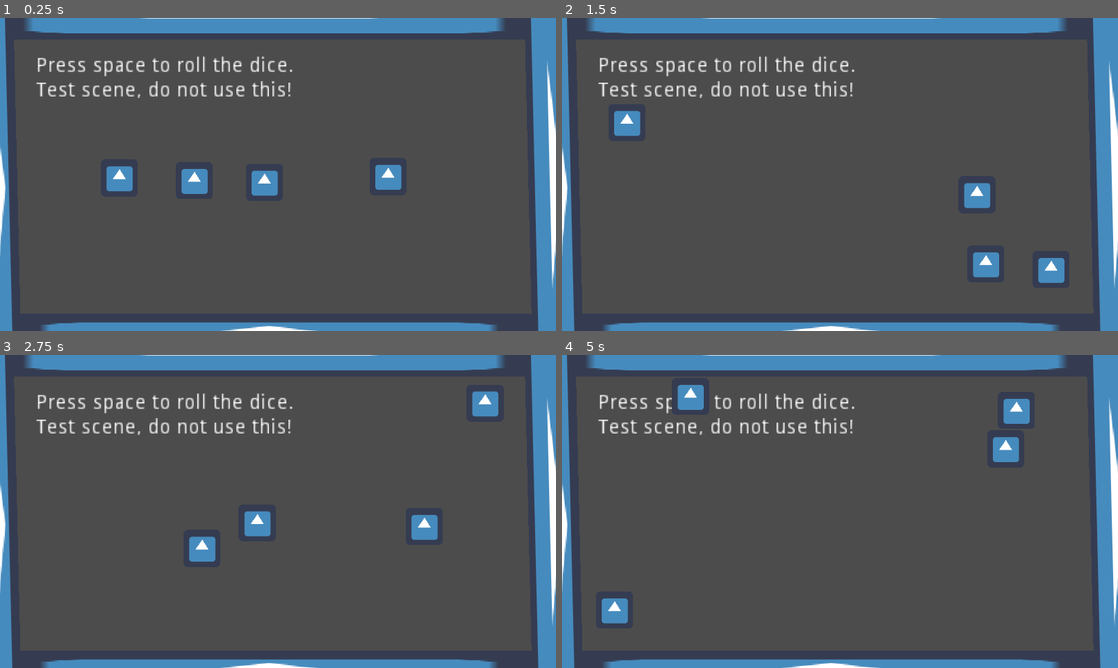
Above: before the commit, frames 1-4 (two rows, left to right).
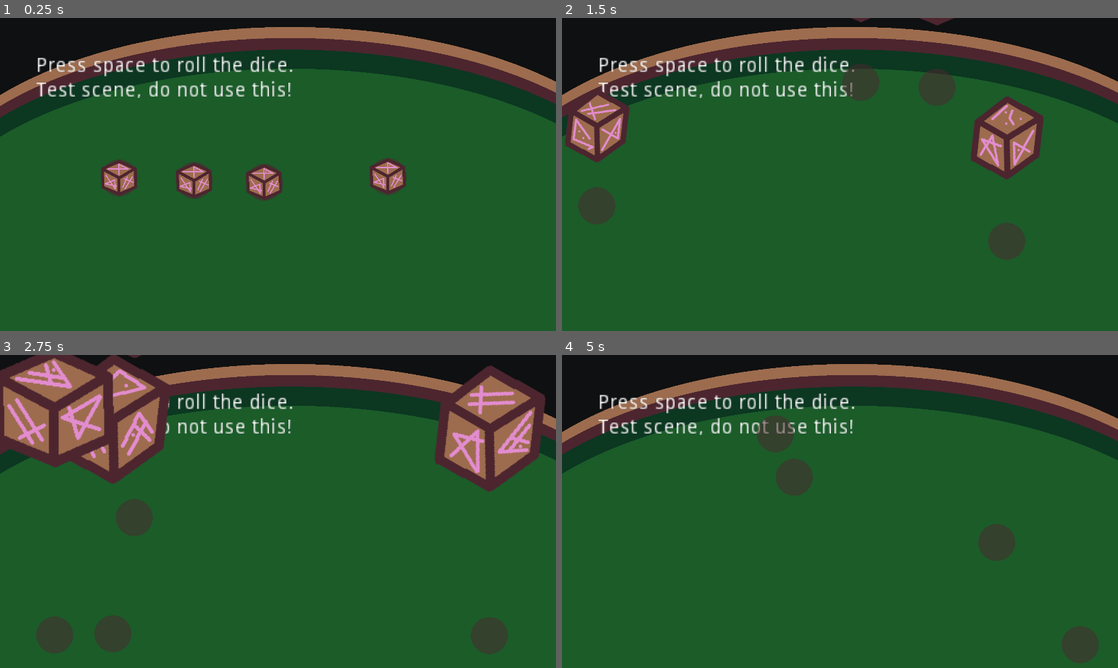
Above: after the commit, the same moments.

Repository: krobbi/gmtk-2022
Game: Godot game, scene res://scenes/test_table/test_table.tscn
Two runs of this game, one before a commit and one after it. Both use one fixed random seed, a clock stepped at 60 frames per second and the inputs below. The engine's default icon, where the game draws it, is replaced by a stand-in: a white triangle on a blue panel in a dark square.
Inputs:
- Up to frame 1 (0.25 s): no input
- Up to frame 2 (1.5 s): tap Space at 0.5, 1.25 s; hold Enter (ui_accept) 0.53-1.28 s; tap Enter (ui_accept) at 1.35 s
- Up to frame 3 (2.75 s): tap Enter (ui_accept) at 1.52, 1.82 s; tap Space at 2 s; hold Enter (ui_accept) from 2.03 s (still down)
- Up to frame 4 (5 s): tap Space at 2.75, 3.5, 4.25 s; release Enter (ui_accept) at 2.78 s; tap Enter (ui_accept) at 2.85, 3.02, 3.32, 4.35, 4.52, 4.82 s; hold Enter (ui_accept) 3.53-4.28 s

The runs differ from the first frame. In frame 1, 99% of the frame differs, in the area x 0-100%, y 0-100%; in frame 2, 99%; in frame 3, 100%; in frame 4, 99%.

Commit message:
Dice height
Add virtual height to dice.
Add test textures.

Diff:
--- a/entities/die/die.gd
+++ b/entities/die/die.gd
@@ -1,49 +1,100 @@
 class_name Die
 extends KinematicBody2D
 
-enum State {IDLE, ROLLING}
+const PERSPECTIVE_SCALE: float = 0.003
+const BOUNCE_FRICTION: float = 0.8
+const AIR_FRICTION: float = 300.0
+const ENERGY_TRANSFER: float = 0.3
 
-export(float) var speed_min: float = 2500.0
-export(float) var speed_max: float = 3000.0
-export(float) var friction: float = 2000.0
-export(float) var bounce_min: float = 0.99
-export(float) var bounce_max: float = 1.1
-export(float) var bounce_decay: float = 0.01
-export(float) var energy_transfer: float = 0.5
+export(float) var gravity: float = 20.0
+export(float) var bounciness: float = 0.7
 
-var state: int = State.IDLE
+var height: float = 0.0
+var v_velocity: float = 0.0
 var velocity: Vector2 = Vector2.ZERO
-var bounce_power: float = bounce_min
 
-# Process the die's state machine:
-func _physics_process(delta: float) -> void:
-	match state:
-		State.ROLLING:
-			process_rolling(delta)
+onready var sprite: Sprite = $Sprite
+
+func _input(event: InputEvent) -> void:
+	if event.is_action_pressed("ui_accept"):
+		v_velocity = rand_range(10.0, 12.0)
+		var angle: float = rand_range(0.0, TAU)
+		velocity = Vector2(cos(angle), sin(angle)) * rand_range(2500.0, 3000.0)
+		update_frame()
+		update_height()
 
 
-# Roll the die:
-func roll() -> void:
-	randomize()
-	var angle: float = rand_range(0.0, TAU)
-	velocity = Vector2(cos(angle), sin(angle)) * rand_range(speed_min, speed_max)
-	bounce_power = bounce_max
-	state = State.ROLLING
+func _physics_process(delta: float) -> void:
+	var is_grounded: bool = get_bounce(delta)
+	update_height()
+
+	if is_grounded and not is_stopped():
+		velocity *= BOUNCE_FRICTION
+		update_frame()
+
+	apply_velocity(delta)
 
 
-# Process the rolling state:
-func process_rolling(delta: float) -> void:
+# Gets whether the die is stopped:
+func is_stopped() -> bool:
+	return v_velocity == 0.0 and height == 0.0 and velocity == Vector2.ZERO
+
+
+# Bounces the die on the floor and returns whether it is grounded:
+func get_bounce(delta: float) -> bool:
+	if height == 0.0 and v_velocity == 0.0:
+		return true
+
+	v_velocity -= gravity * delta
+	height += v_velocity
+
+	if height <= 0.0:
+		height = 0.0
+		v_velocity *= -bounciness
+
+		if abs(v_velocity) < 1.0:
+			v_velocity = 0.0
+
+		return true
+
+	return false
+
+
+func apply_velocity(delta: float) -> void:
+	if velocity == Vector2.ZERO:
+		return
+
 	var collision: KinematicCollision2D = move_and_collide(velocity * delta)
 
 	if not collision:
-		velocity = velocity.move_toward(Vector2.ZERO, friction * delta)
+		velocity = velocity.move_toward(Vector2.ZERO, AIR_FRICTION * delta)
+
+		if velocity.length_squared() < 1.0:
+			velocity = Vector2.ZERO
+
 		return
 
 	var collider: Object = collision.collider
 
 	if collider is Node and collider.is_in_group("dice"):
-		collider.velocity += velocity * energy_transfer
+		var exchange: Vector2 = velocity * ENERGY_TRANSFER
+		collider.velocity += exchange
+		velocity -= exchange
+		collider.update_frame()
 
-	velocity = velocity.bounce(collision.normal) * bounce_power
-	bounce_power = max(bounce_min, bounce_power - bounce_decay)
+	velocity = velocity.bounce(collision.normal)
 	velocity = move_and_slide(velocity)
+	update_frame()
+
+
+# Update the die's visual height:
+func update_height() -> void:
+	var scale: float = 1.0 + height * PERSPECTIVE_SCALE
+	sprite.position.y = -height
+	sprite.scale = Vector2(scale, scale)
+
+
+# Set the die to a random frame and rotation:
+func update_frame() -> void:
+	sprite.frame = randi() % 8
+	sprite.rotation = float(randi() % 3) * (TAU / 3.0)
--- a/entities/die/die.tscn
+++ b/entities/die/die.tscn
@@ -1,17 +1,25 @@
-[gd_scene load_steps=4 format=2]
+[gd_scene load_steps=5 format=2]
 
 [ext_resource path="res://entities/die/die.gd" type="Script" id=1]
-[ext_resource path="res://resources/textures/icon.png" type="Texture" id=2]
+[ext_resource path="res://resources/textures/die.png" type="Texture" id=2]
+[ext_resource path="res://resources/textures/shadow.png" type="Texture" id=3]
 
 [sub_resource type="CircleShape2D" id=1]
-radius = 64.8845
+radius = 64.0
 
 [node name="Die" type="KinematicBody2D" groups=["dice"]]
 script = ExtResource( 1 )
+__meta__ = {
+"_edit_group_": true
+}
+
+[node name="Shadow" type="Sprite" parent="."]
+modulate = Color( 1, 1, 1, 0.501961 )
+texture = ExtResource( 3 )
 
 [node name="Sprite" type="Sprite" parent="."]
-scale = Vector2( 2, 2 )
 texture = ExtResource( 2 )
+hframes = 8
 
 [node name="CollisionShape2D" type="CollisionShape2D" parent="."]
 shape = SubResource( 1 )
--- a/scenes/test_table/test_table.gd
+++ b/scenes/test_table/test_table.gd
@@ -2,4 +2,4 @@
 
 func _input(event: InputEvent) -> void:
 	if event.is_action_pressed("ui_accept"):
-		get_tree().call_group("dice", "roll")
+		pass
--- a/scenes/test_table/test_table.tscn
+++ b/scenes/test_table/test_table.tscn
@@ -2,10 +2,17 @@
 
 [ext_resource path="res://entities/die/die.tscn" type="PackedScene" id=1]
 [ext_resource path="res://scenes/test_table/test_table.gd" type="Script" id=2]
-[ext_resource path="res://entities/test_wall/test_wall.tscn" type="PackedScene" id=3]
+[ext_resource path="res://resources/textures/test_table.png" type="Texture" id=3]
 
 [node name="TestTable" type="Node2D"]
 script = ExtResource( 2 )
+__meta__ = {
+"_edit_lock_": true
+}
+
+[node name="Sprite" type="Sprite" parent="."]
+texture = ExtResource( 3 )
+centered = false
 __meta__ = {
 "_edit_lock_": true
 }
@@ -19,32 +26,21 @@
 text = "Press space to roll the dice.
 Test scene, do not use this!"
 
-[node name="Die" parent="." instance=ExtResource( 1 )]
+[node name="YSort" type="YSort" parent="."]
+
+[node name="Die" parent="YSort" instance=ExtResource( 1 )]
 position = Vector2( 1340, 547 )
 
-[node name="Die2" parent="." instance=ExtResource( 1 )]
+[node name="Die2" parent="YSort" instance=ExtResource( 1 )]
 position = Vector2( 671, 561 )
 
-[node name="Die3" parent="." instance=ExtResource( 1 )]
+[node name="Die3" parent="YSort" instance=ExtResource( 1 )]
 position = Vector2( 412, 552 )
 
-[node name="Die4" parent="." instance=ExtResource( 1 )]
+[node name="Die4" parent="YSort" instance=ExtResource( 1 )]
 position = Vector2( 913, 567 )
 
-[node name="TestWall" parent="." instance=ExtResource( 3 )]
-position = Vector2( 895, -3 )
-scale = Vector2( 7.24883, 2.43333 )
+[node name="StaticBody2D" type="StaticBody2D" parent="."]
 
-[node name="TestWall2" parent="." instance=ExtResource( 3 )]
-position = Vector2( 912, 1100 )
-scale = Vector2( 6.89006, 2.46779 )
-
-[node name="TestWall3" parent="." instance=ExtResource( 3 )]
-position = Vector2( 1903, 541 )
-rotation = 1.54724
-scale = Vector2( 6.89006, 2.46779 )
-
-[node name="TestWall4" parent="." instance=ExtResource( 3 )]
-position = Vector2( -18.9999, 568 )
-rotation = 1.54724
-scale = Vector2( 6.89006, 2.46779 )
+[node name="CollisionPolygon2D" type="CollisionPolygon2D" parent="StaticBody2D"]
+polygon = PoolVector2Array( 1920, 0, 1920, 296, 1856, 264, 1792, 240, 1728, 216, 1664, 200, 1600, 184, 1536, 168, 1472, 152, 1408, 144, 1344, 136, 1280, 128, 1216, 120, 1152, 112, 1088, 112, 1024, 112, 960, 112, 896, 112, 832, 112, 768, 120, 704, 128, 640, 136, 576, 144, 512, 160, 448, 168, 384, 184, 320, 208, 256, 232, 192, 248, 128, 280, 64, 312, 0, 344, 0, 1080, 1920, 1080, 1920, 296, 1976, 272, 2120, 1240, -136, 1672, -720, -552, -248, -264, 0, 0 )
Binary file added: resources/textures/die.png
Not shown, added: resources/textures/die.png.import
Binary file added: resources/textures/shadow.png
Not shown, added: resources/textures/shadow.png.import
Binary file added: resources/textures/test_table.png
Not shown, added: resources/textures/test_table.png.import
